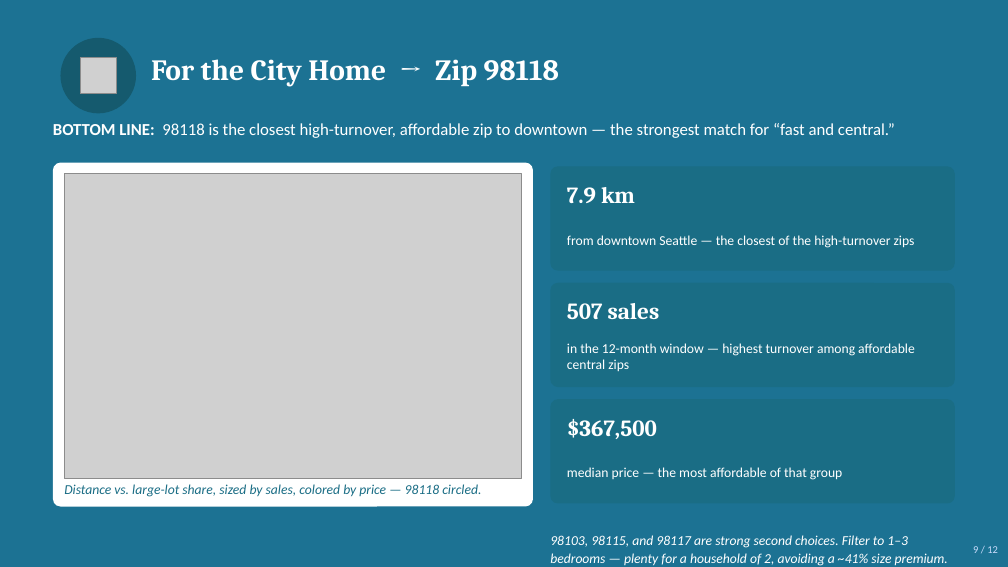
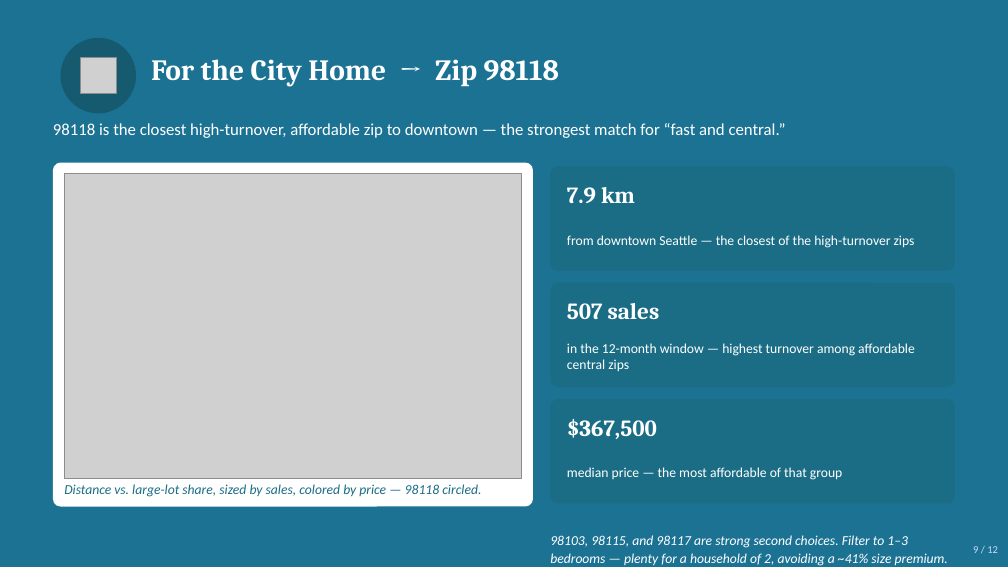
Before and after one commit to jolennd/ds-eda-project, a slide deck: slide 9 of presentation.pptx. Drawn at 1008x567 pixels with LibreOffice and Linux fonts; fonts in the diff are those of the drawing; grey boxes stand for pictures. Boxes give left, top, right and bottom in pixels: in the first picture for what was removed or moved away, otherwise in the second. Text is boxed around its words. In the diff, an @@ line names an element or a change of style, - is before the commit and + after.

```diff
--- a/presentation.pptx
+++ b/presentation.pptx
@@ text at (53, 123, 786, 138): text changed @@
-BOTTOM LINE: 98118 is the closest high-turnover, affordable zip to downtown — the strongest match for “fast and central.”
+98118 is the closest high-turnover, affordable zip to downtown — the strongest match for “fast and central.”
```
Also in this commit, not shown: 5 other slides changed, 1 other file.
